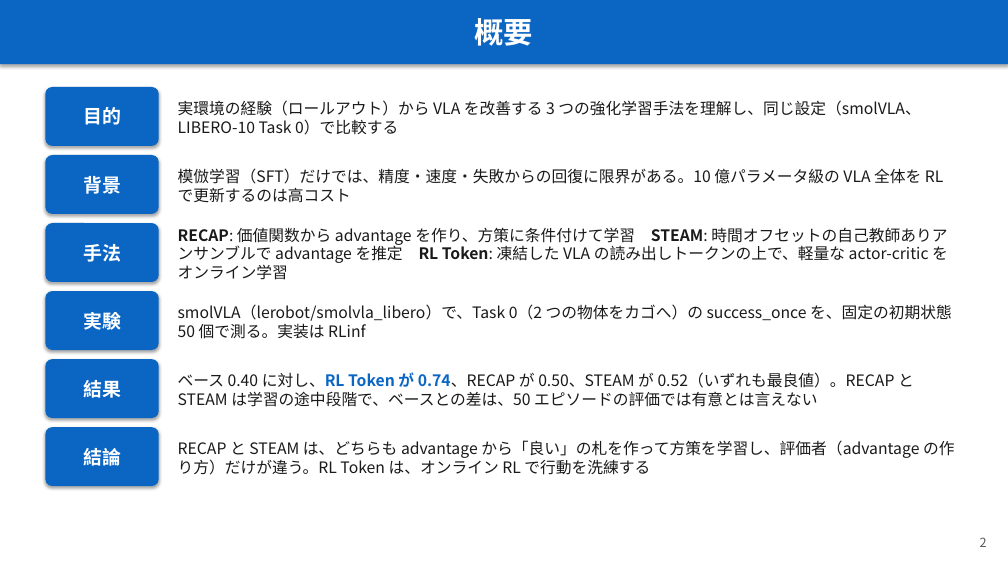
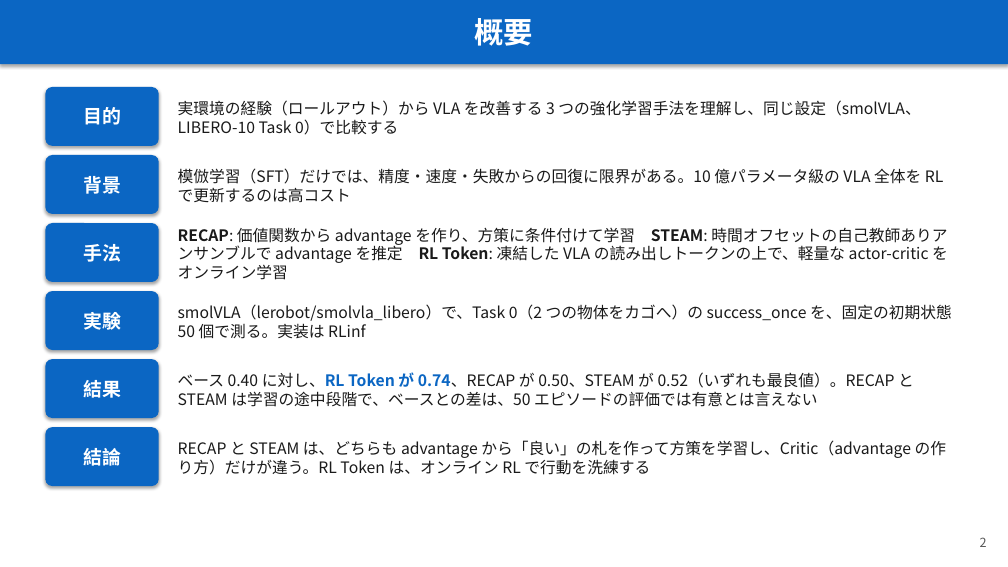
Before and after one commit to Junhand/libero_RL, a slide deck: slide 2 of docs/RECAP_STEAM_RLToken.pptx. Drawn at 1008x567 pixels with LibreOffice and Linux fonts; fonts in the diff are those of the drawing. Boxes give left, top, right and bottom in pixels: in the first picture for what was removed or moved away, otherwise in the second. Text is boxed around its words. In the diff, an @@ line names an element or a change of style, - is before the commit and + after.

```diff
--- a/docs/RECAP_STEAM_RLToken.pptx
+++ b/docs/RECAP_STEAM_RLToken.pptx
@@ text at (178, 440, 946, 475): text changed @@
-RECAP と STEAM は、どちらも advantage から「良い」の札を作って方策を学習し、評価者（advantage の作り方）だけが違う。RL Token は、オンライン RL で行動を洗練する
+RECAP と STEAM は、どちらも advantage から「良い」の札を作って方策を学習し、Critic（advantage の作り方）だけが違う。RL Token は、オンライン RL で行動を洗練する
```
Also in this commit, not shown: 4 other slides changed, 1 other file.
